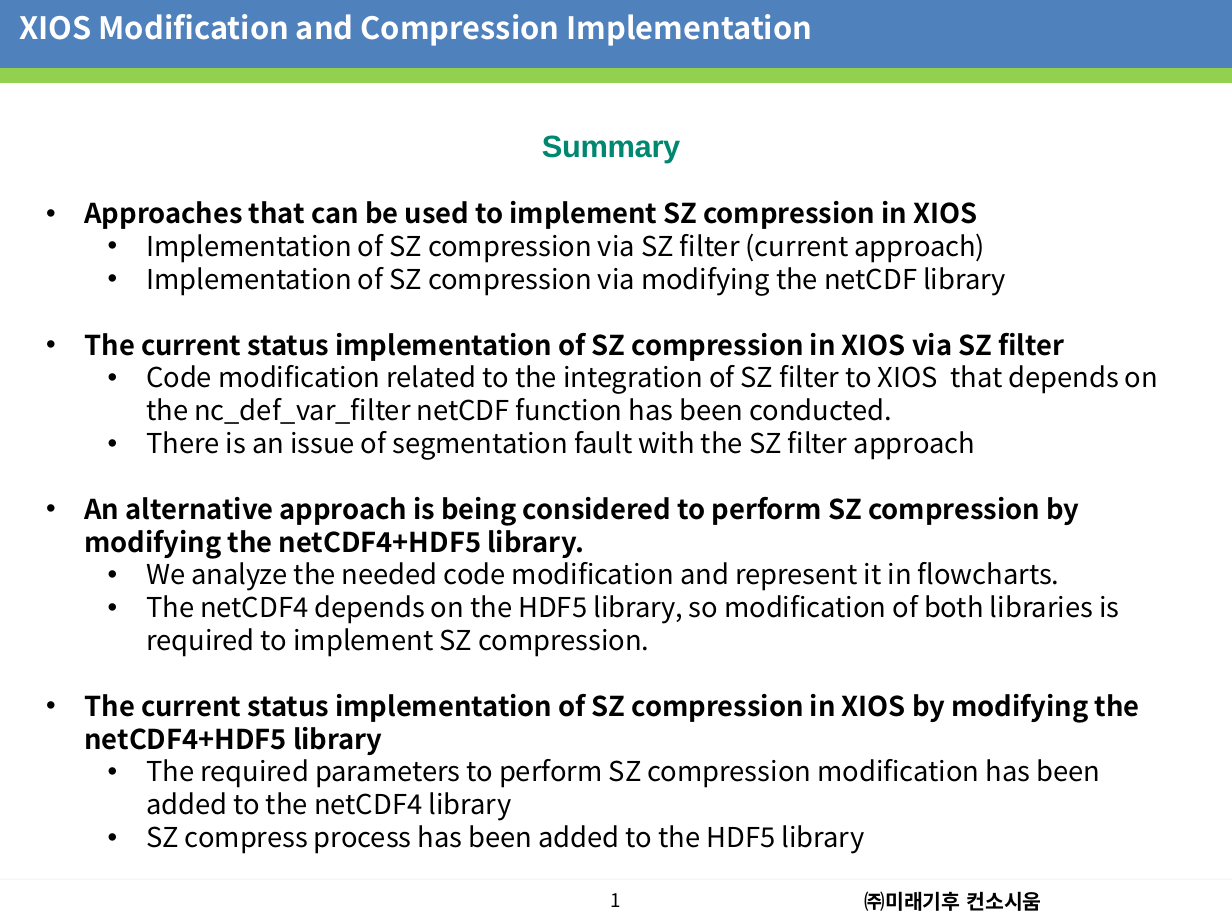
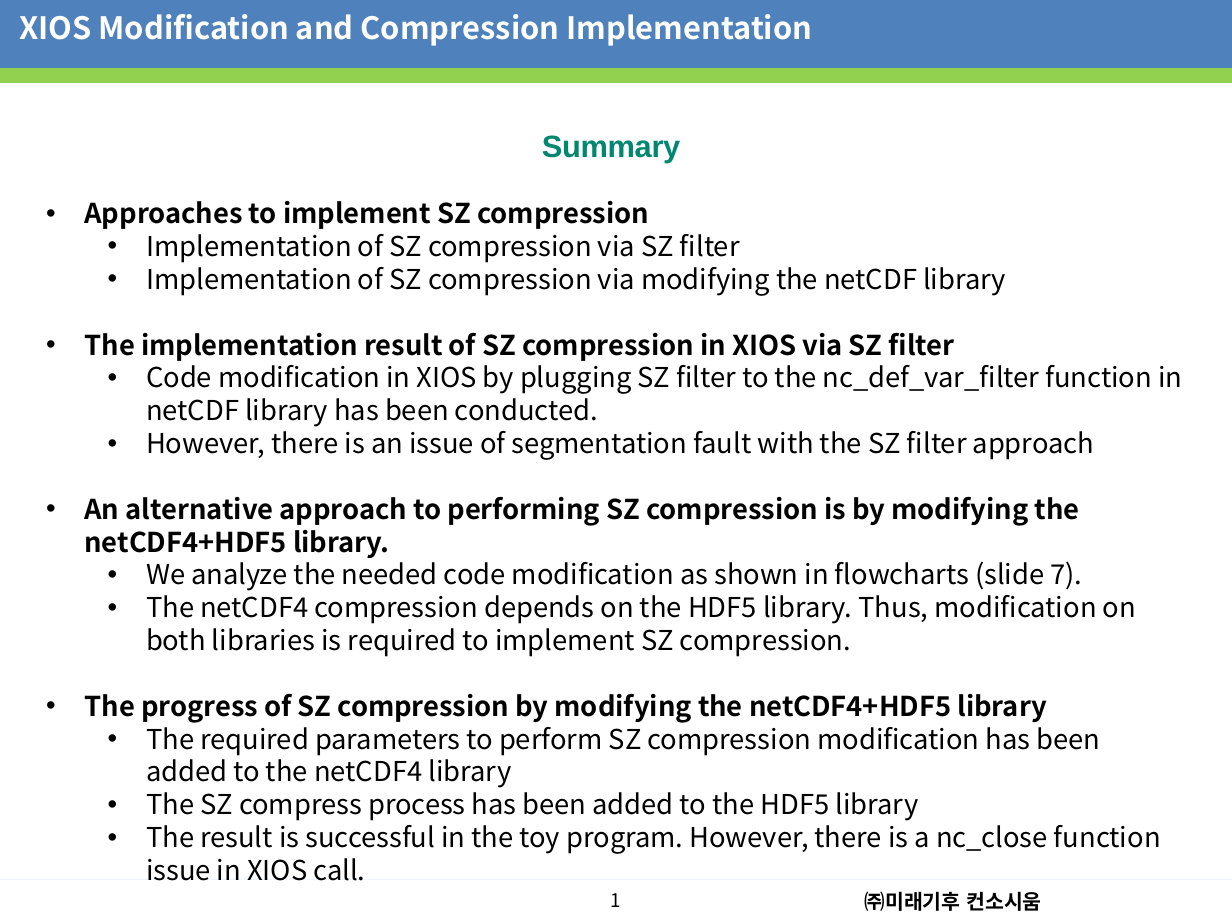
Before and after one commit to dhanifudin/presentation, a slide deck: slide 2 of seminar/Seminar20230725.pptx. Drawn at 1232x924 pixels with LibreOffice and Linux fonts; fonts in the diff are those of the drawing; background and template pictures are left out. Boxes give left, top, right and bottom in pixels: in the first picture for what was removed or moved away, otherwise in the second. Text is boxed around its words. In the diff, an @@ line names an element or a change of style, - is before the commit and + after.

```diff
--- a/seminar/Seminar20230725.pptx
+++ b/seminar/Seminar20230725.pptx
@@ text at <box>85,201,740,263</box>: text changed @@
-• Approaches that can be used to implement SZ compression in XIOS
-  • Implementation of SZ compression via SZ filter (current approach)
+• Approaches to implement SZ compression
+  • Implementation of SZ compression via SZ filter
@@ text at <box>85,332,1182,723</box>: text changed @@
-• The current status implementation of SZ compression in XIOS via SZ filter
-  • Code modification related to the integration of SZ filter to XIOS that depends on the nc_def_var_filter netCDF function has been conducted.
-  • There is an issue of segmentation fault with the SZ filter approach
-• An alternative approach is being considered to perform SZ compression by modifying the netCDF4+HDF5 library.
-  • We analyze the needed code modification and represent it in flowcharts.
-  • The netCDF4 depends on the HDF5 library, so modification of both libraries is required to implement SZ compression.
-• The current status implementation of SZ compression in XIOS by modifying the netCDF4+HDF5 library
+• The implementation result of SZ compression in XIOS via SZ filter
+  • Code modification in XIOS by plugging SZ filter to the nc_def_var_filter function in netCDF library has been conducted.
+  • However, there is an issue of segmentation fault with the SZ filter approach
+• An alternative approach to performing SZ compression is by modifying the netCDF4+HDF5 library.
+  • We analyze the needed code modification as shown in flowcharts (slide 7).
+  • The netCDF4 compression depends on the HDF5 library. Thus, modification on both libraries is required to implement SZ compression.
+• The progress of SZ compression by modifying the netCDF4+HDF5 library
@@ text at <box>146,787,1161,881</box>: text changed @@
-  • SZ compress process has been added to the HDF5 library
+  • The SZ compress process has been added to the HDF5 library
+  • The result is successful in the toy program. However, there is a nc_close function issue in XIOS call.
```
Also in this commit, not shown: 13 other slides changed.
